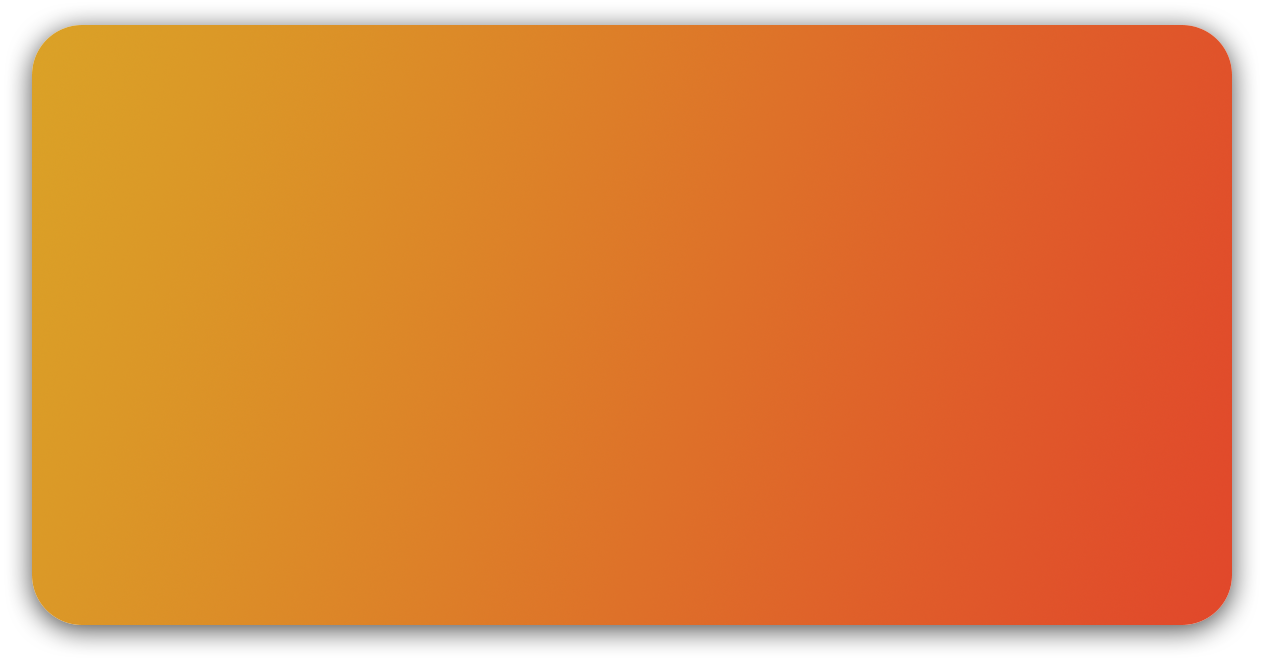
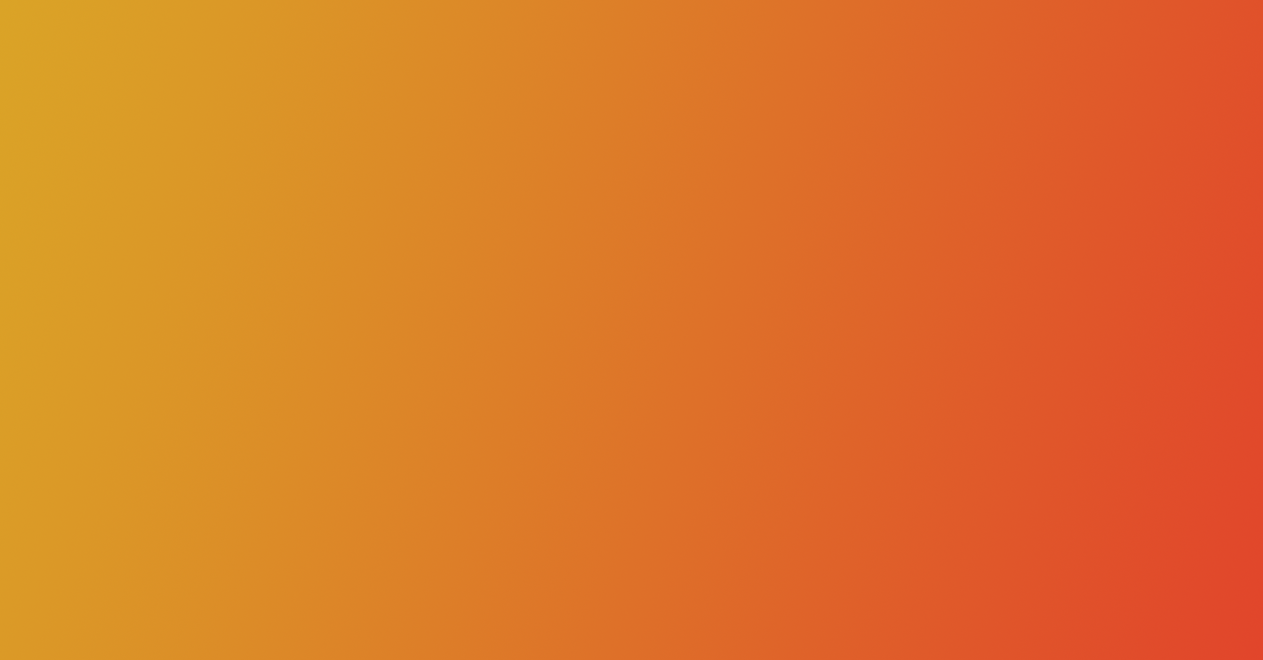
Layers edited between the first and the second 1263 × 660 image:
painted on "DrawBase", unmasked it over (0, 0, 1263, 660)
